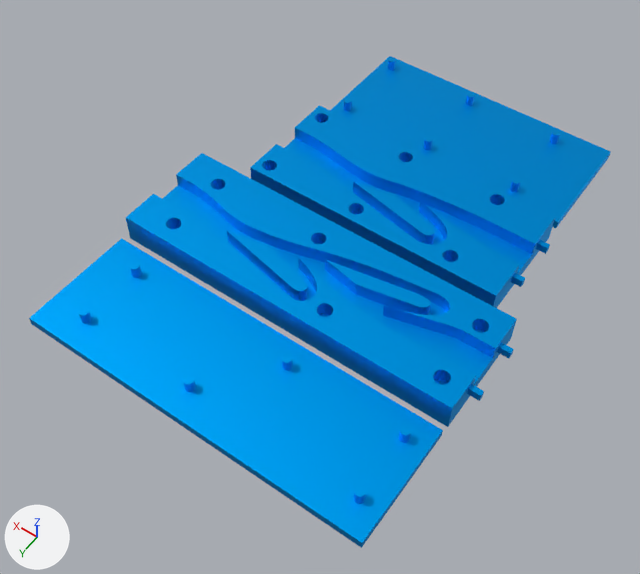
An edit to the Blender file files for others page/tesla valve segmented.blend, drawn before and after from the same camera.
One viewpoint serves both versions: a camera (50 mm lens) standing at (-1.22, 1.62, 2.58) and looking at (-0.02, -0.06, -0.06). Arrows for +X, +Y and +Z are at lower left; the lights stay in place.

In view in the first picture: '1 segment lid.001', '1 segments.001', '2 segment lid.001', '2 segments.001'.
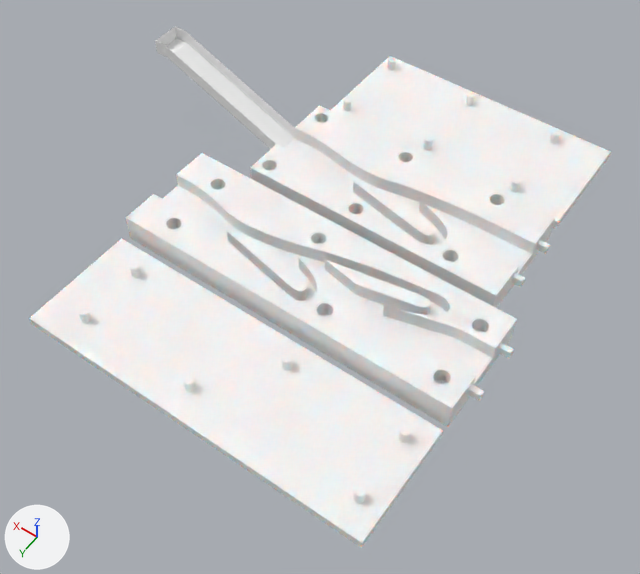
The change, as a list of edits to the scene's bpy script:
```text
Add mat_abs__white:
    mat_abs__white = bpy.data.materials.new('ABS (White)')
    # nodes: BsdfPrincipled, Mix, OutputMaterial, RGB
    # colours: white #fbfdff, white #ffffff, beige #fff1d1
Add mat_material:
    mat_material = bpy.data.materials.new('Material')
    mat_material.use_nodes = True; mat_material.node_tree.nodes.clear()
    _N = mat_material.node_tree.nodes; _L = mat_material.node_tree.links
    n0 = _N.new('ShaderNodeOutputMaterial'); n0.name = 'Material Output'
    n1 = _N.new('ShaderNodeBsdfPrincipled'); n1.name = 'Principled BSDF'
    n1.distribution = 'GGX'
    n1.subsurface_method = 'BURLEY'
    n2 = _N.new('ShaderNodeRGB'); n2.name = 'RGB'
    n2.outputs[0].default_value = (1.0, 1.0, 1.0, 1.0)  # 'Color', white #ffffff
    _L.new(n1.outputs[0], n0.inputs[0])  # 'BSDF' to 'Surface'
    _L.new(n2.outputs[0], n1.inputs[0])  # 'Color' to 'Base Color'
Change me_2_segments:
    where me_2_segments.from_pydata(...)  # 1233 vertices, 2212 faces; spans x -5.85..6.61, y -1.94..1.82, z 0.0..1.0
    remove me_2_segments.materials.append(mat_abs__white__001)  # blue #00a7ff
    add me_2_segments.materials.append(mat_abs__white)
Change me_2_segment_lid:
    where me_2_segment_lid.from_pydata(...)  # 576 vertices, 771 faces; spans x -5.85..6.21, y 2.15..6.15, z 0.0..0.7
    remove me_2_segment_lid.materials.append(mat_abs__white__001)  # blue #00a7ff
    add me_2_segment_lid.materials.append(mat_abs__white)
Change me_1_segments:
    where me_1_segments.from_pydata(...)  # 1100 vertices, 2005 faces; spans x -4.06..5.65, y -6.35..-2.35, z 0.0..1.0
    remove me_1_segments.materials.append(mat_abs__white__001)  # blue #00a7ff
    add me_1_segments.materials.append(mat_abs__white)
Change me_1_segment_lid:
    where me_1_segment_lid.from_pydata(...)  # 574 vertices, 758 faces; spans x -4.06..5.3, y -11.14..-6.88, z 0.0..0.7
    remove me_1_segment_lid.materials.append(mat_abs__white__001)  # blue #00a7ff
    add me_1_segment_lid.materials.append(mat_abs__white)
Add me_1_segments_001:
    me_1_segments_001.from_pydata(...)  # 23 vertices, 11 faces, 2 loose edges; spans x -9.28..-4.06, y -4.86..-3.76, z 0.49..3.03
    me_1_segments_001.materials.append(mat_material)
Add ob_1_segments_002:
    ob_1_segments_002 = bpy.data.objects.new('1 segments.002', me_1_segments_001)
    ob_1_segments_002.parent = ob_1_segments
    ob_1_segments_002.location = (0.0, 0.0, 0.0)
```

Location of each change, [x1, y1, x2, y2] in pixels of the pictures (640 x 574 px):
'2 segment lid.001', recoloured (blue to white)
    both: [29, 238, 443, 548]
'2 segments.001', recoloured (blue to white)
    both: [126, 153, 517, 427]
'1 segments.001', recoloured (blue to white)
    both: [250, 105, 555, 308]
'1 segment lid.001', recoloured (blue to white)
    both: [330, 56, 611, 228]
'1 segments.002', added
    after: [155, 26, 295, 149]
